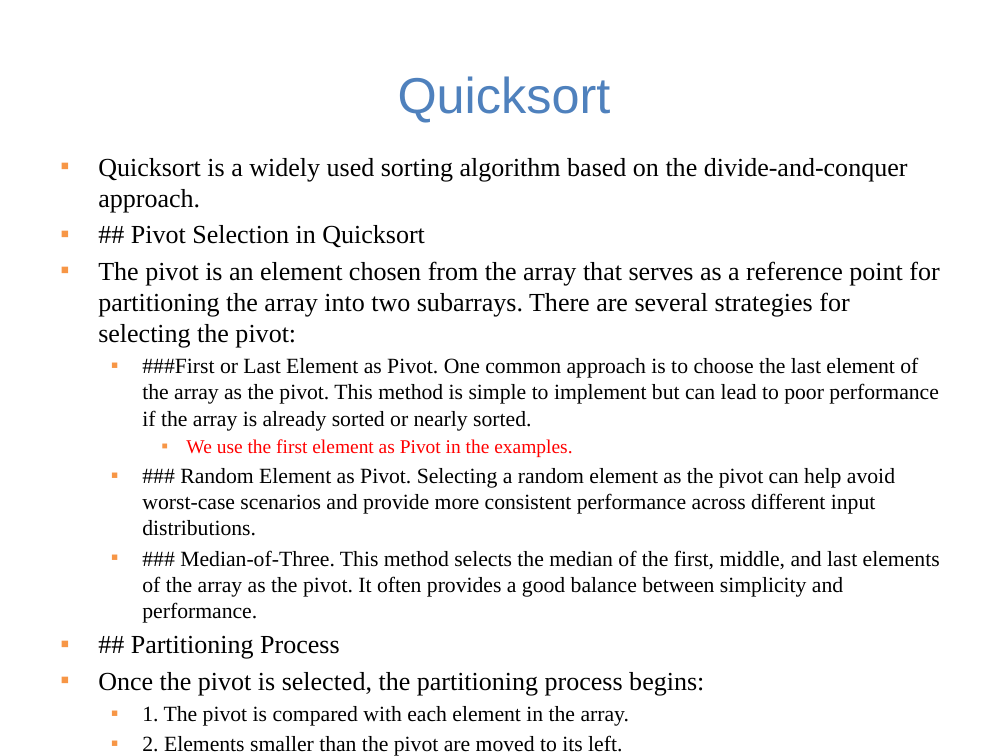
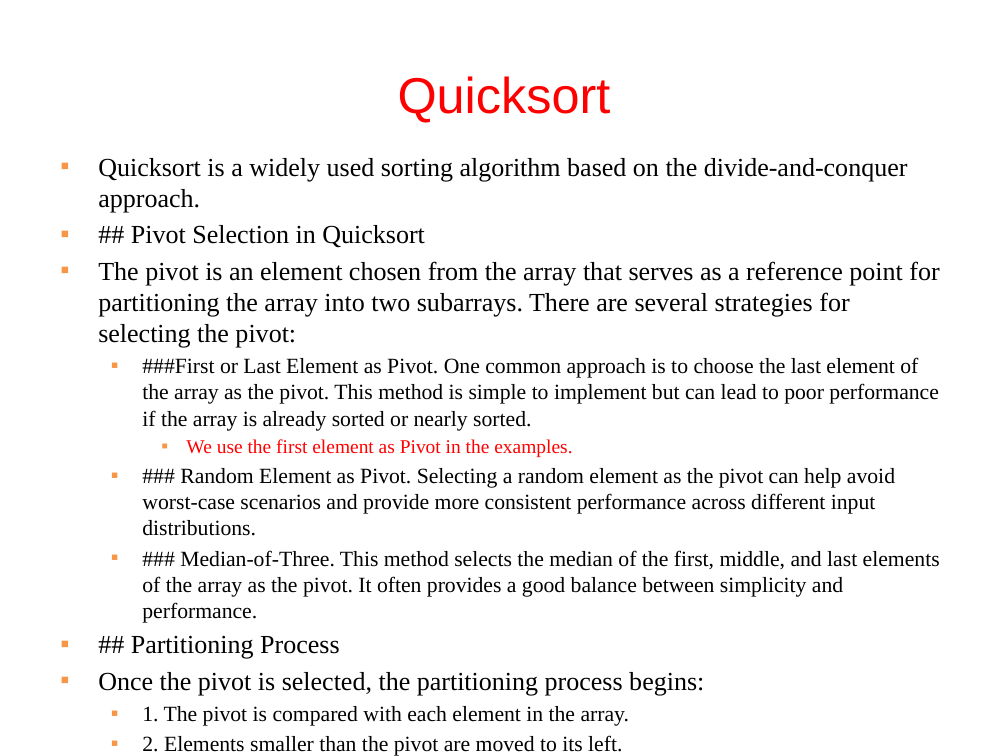
Before and after one commit to guhofstra/CSC111Fa25, a slide deck: slide 25 of PPTs/Lecture 13-sorting algorithms.pptx. Drawn at 1008x756 pixels with LibreOffice and Linux fonts; fonts in the diff are those of the drawing. Boxes give left, top, right and bottom in pixels: in the first picture for what was removed or moved away, otherwise in the second. Text is boxed around its words. In the diff, an @@ line names an element or a change of style, - is before the commit and + after.

```diff
--- a/PPTs/Lecture 13-sorting algorithms.pptx
+++ b/PPTs/Lecture 13-sorting algorithms.pptx
@@ title "Quicksort" at [398, 76, 611, 123]: text colour #4F81BD to #FF0000 @@
```
Also in this commit, not shown: 8 other slides changed, 1 other file.
